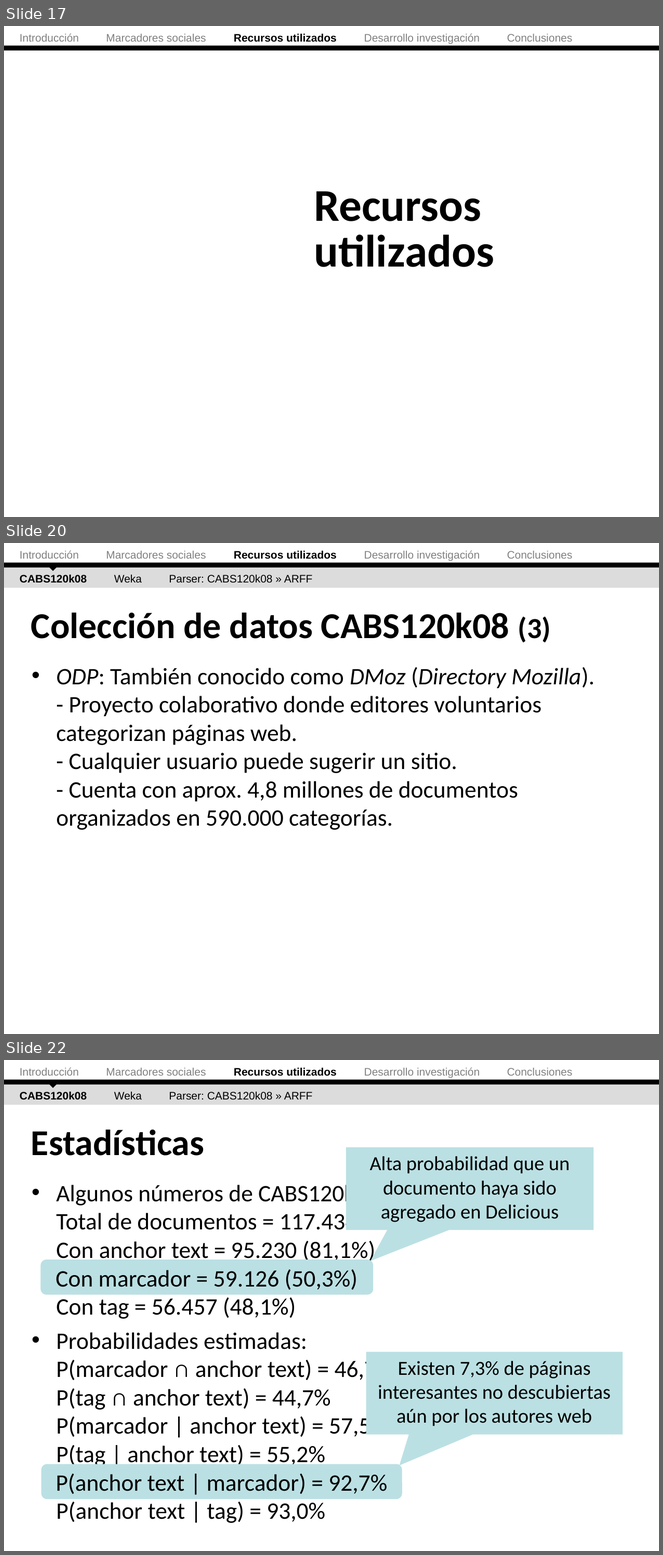
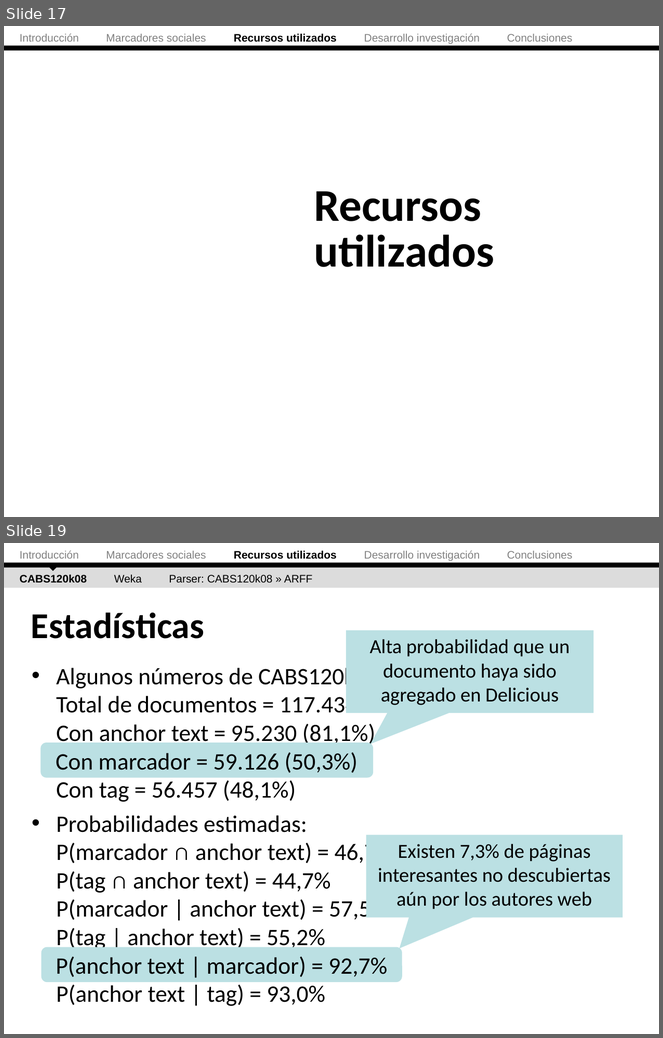
Before and after one commit to ak907kenai/nicotournetesis, a slide deck: docs_trunk/Nicolás Tourné - Presentación Tesis (v2).ppt. Shown one above the other, each under a label of ours: slides 17, 20 and 22 before the commit, slides 17 and 19 after it; the slides between them are not shown. The pictures are 663x1555 and 663x1038 pixels, drawn with LibreOffice and Linux fonts; fonts in the diff are those of the drawing. Boxes give left, top, right and bottom in pixels: in the first picture for what was removed or moved away, otherwise in the second. Text is boxed around its words. In the diff, an @@ line names an element or a change of style, - is before the commit and + after.

```diff
--- a/docs_trunk/Nicolás Tourné - Presentación Tesis (v2).ppt
+++ b/docs_trunk/Nicolás Tourné - Presentación Tesis (v2).ppt
@@ slide 20 removed at (x1=4, y1=543, x2=659, y2=1034), background #FFFFFF @@
@@ text removed at (x1=20, y1=550, x2=573, y2=561) @@
-Introducción Marcadores sociales Recursos utilizados Desarrollo investigación Conclusiones
@@ right triangle removed at (x1=46, y1=557, x2=61, y2=572) @@
@@ rectangle removed at (x1=4, y1=567, x2=659, y2=588) @@
@@ rectangle removed at (x1=4, y1=563, x2=659, y2=568) @@
@@ text removed at (x1=20, y1=574, x2=313, y2=583) @@
-CABS120k08 Weka Parser: CABS120k08 » ARFF
@@ title removed at (x1=31, y1=613, x2=551, y2=643) @@
-Colección de datos CABS120k08 (3)
@@ text removed at (x1=56, y1=667, x2=595, y2=830) @@
-• ODP: También conocido como DMoz (Directory Mozilla).
-  - Proyecto colaborativo donde editores voluntarios categorizan páginas web.
-  - Cualquier usuario puede sugerir un sitio.
-  - Cuenta con aprox. 4,8 millones de documentos organizados en 590.000 categorías.
@@ what was slide 22 is now slide 19 @@
```
Also in this commit, not shown: 20 slides changed, 2 other slides removed.
